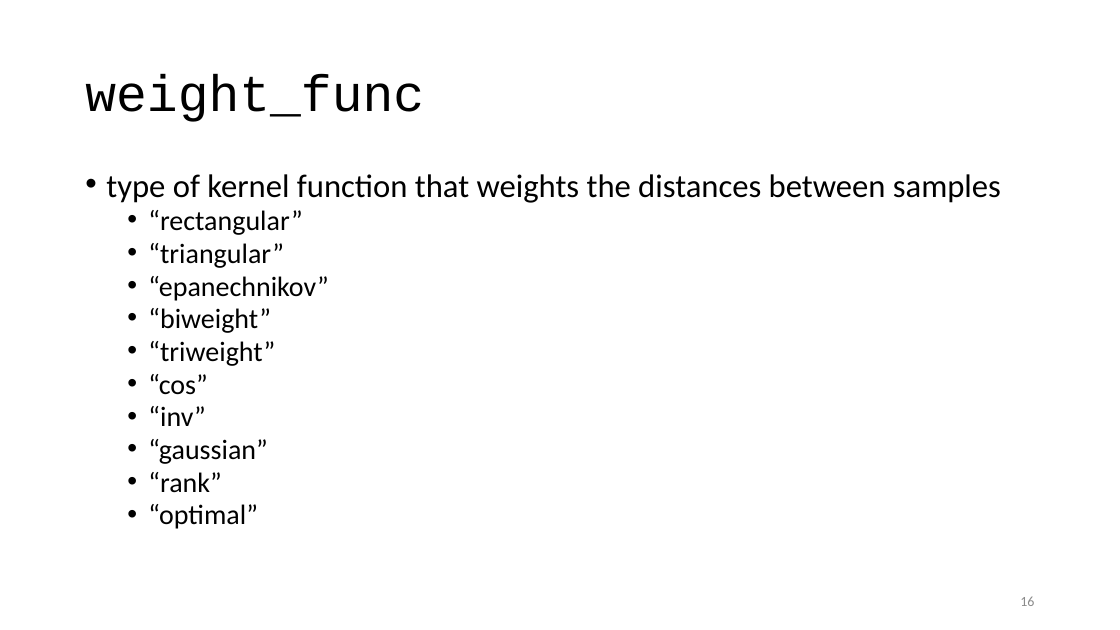
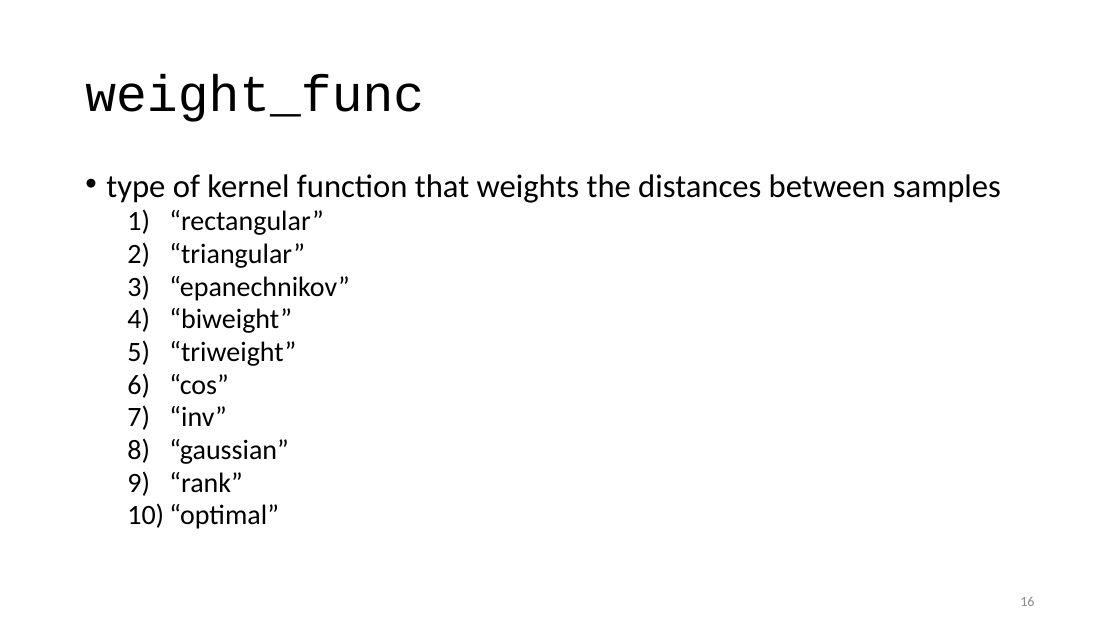
Before and after one commit to karlenaochoa/c4-ml-2020, a slide deck: slide 16 of slides/w6p1-knn/w6p1.pptx. Drawn at 1120x630 pixels with LibreOffice and Linux fonts; fonts in the diff are those of the drawing. Boxes give left, top, right and bottom in pixels: in the first picture for what was removed or moved away, otherwise in the second. Text is boxed around its words. In the diff, an @@ line names an element or a change of style, - is before the commit and + after.

```diff
--- a/slides/w6p1-knn/w6p1.pptx
+++ b/slides/w6p1-knn/w6p1.pptx
@@ text at [169, 210, 349, 529]: bullet • to 1) @@
```
Also in this commit, not shown: 19 other slides changed, 3 slides added, 1 other file.
